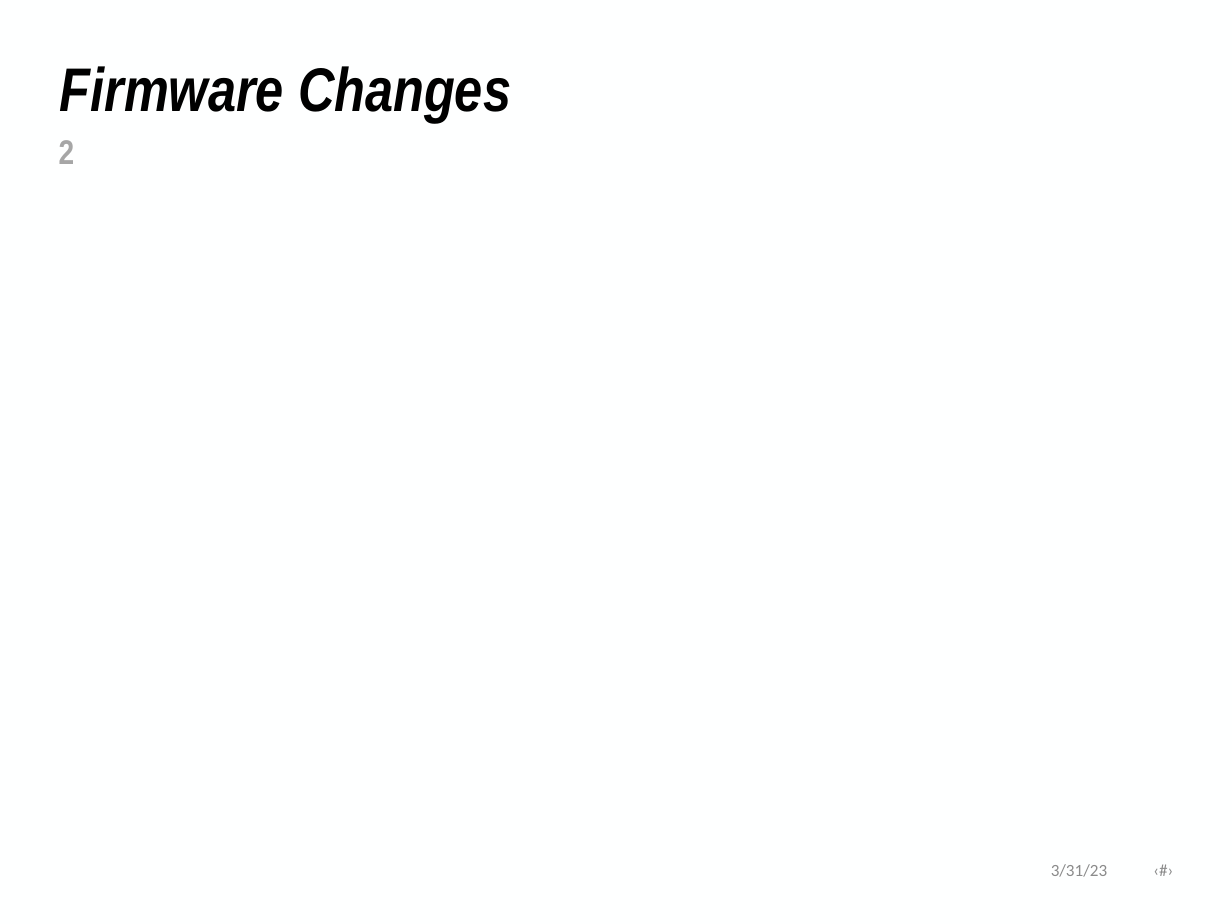
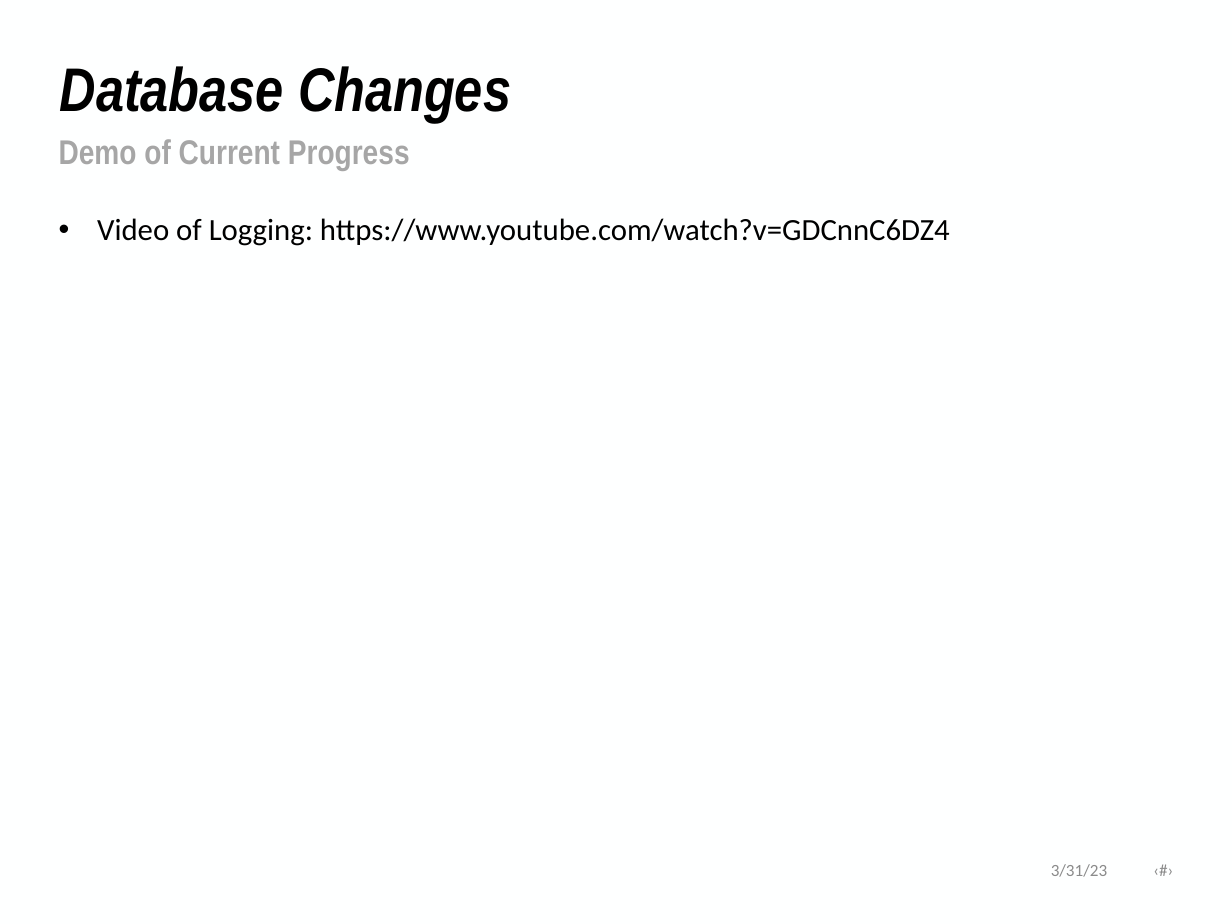
Before and after one commit to NHuang58/Biomedical_Device_PCB, a slide deck: slide 5 of Documentation/Slides/Weekly-Report-06-29-2026.pptx. Drawn at 1232x924 pixels with LibreOffice and Linux fonts; fonts in the diff are those of the drawing; background and template pictures are left out. Boxes give left, top, right and bottom in pixels: in the first picture for what was removed or moved away, otherwise in the second. Text is boxed around its words. In the diff, an @@ line names an element or a change of style, - is before the commit and + after.

```diff
--- a/Documentation/Slides/Weekly-Report-06-29-2026.pptx
+++ b/Documentation/Slides/Weekly-Report-06-29-2026.pptx
@@ title at box(60, 66, 511, 123): text changed @@
-Firmware Changes
+Database Changes
@@ text at box(59, 139, 410, 171): text changed @@
-2
+Demo of Current Progress
@@ text added at box(97, 218, 950, 246), 18 pt, text #000000 @@
+• Video of Logging: https://www.youtube.com/watch?v=GDCnnC6DZ4
```
Also in this commit, not shown: 3 other slides changed, 2 slides added, 2 other files.
